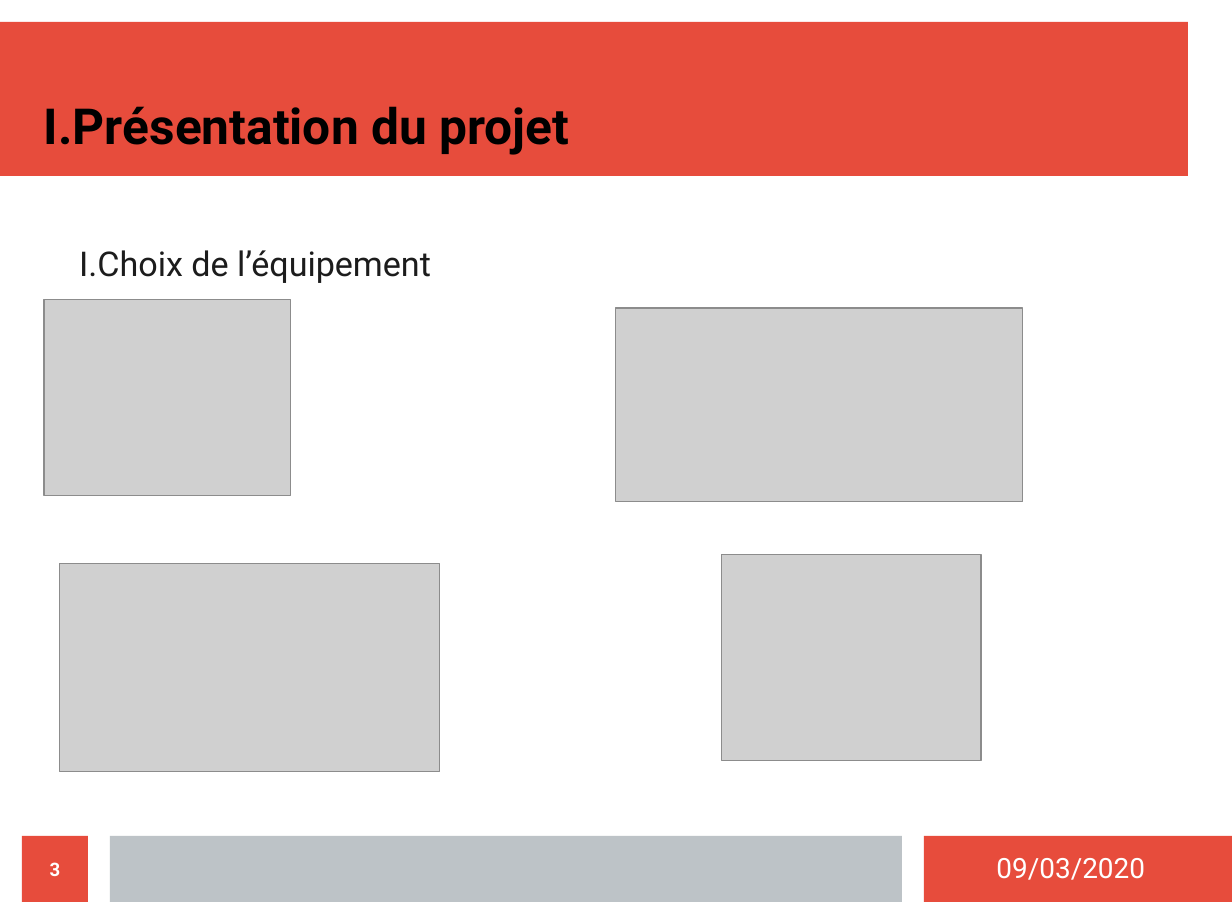
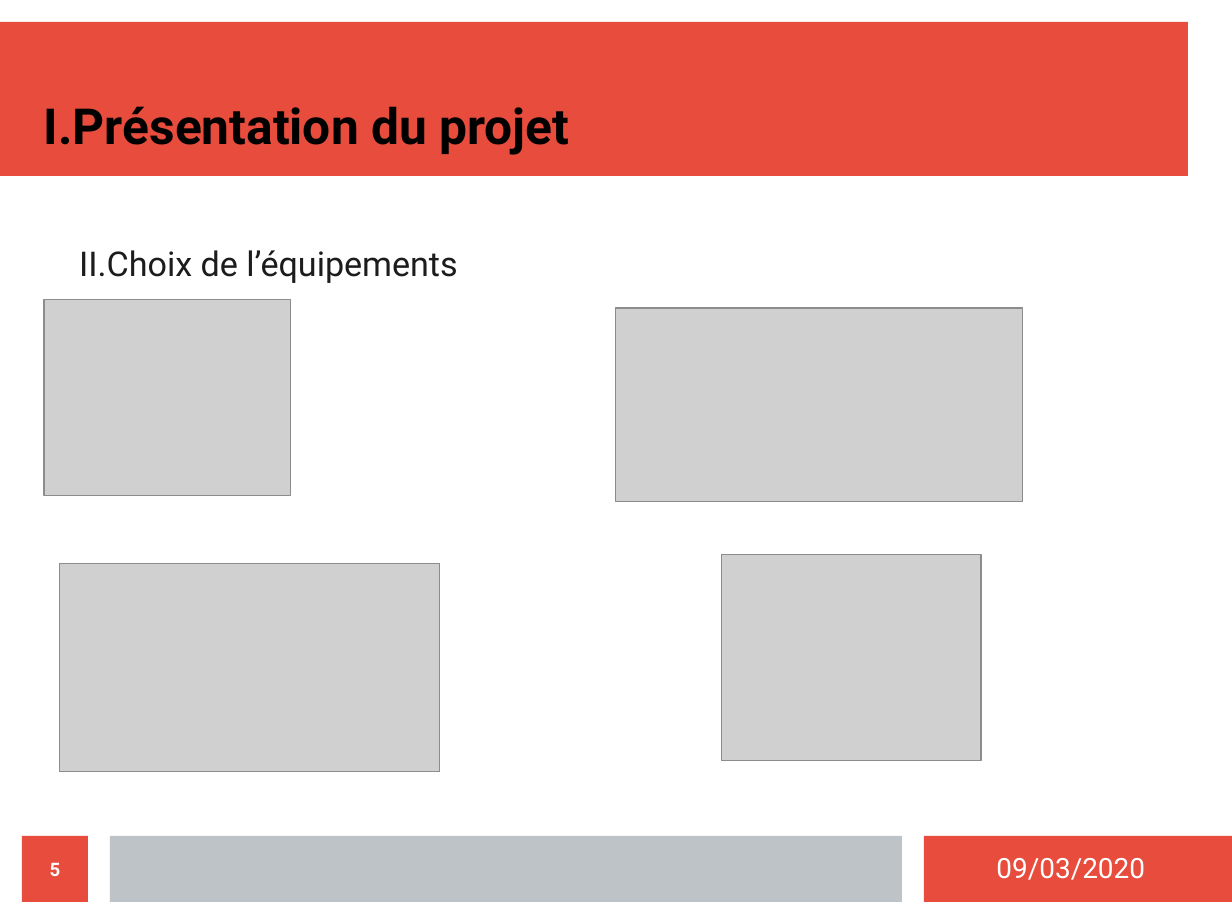
Before and after one commit to MezeretteBrice/Projet_Ronde, a slide deck: slide 5 of SOUTENANCE/Revue2/MezeretteBrice.odp (slide 3 before the commit). Drawn at 1232x924 pixels with LibreOffice and Linux fonts; fonts in the diff are those of the drawing; grey boxes stand for pictures. Boxes give left, top, right and bottom in pixels: in the first picture for what was removed or moved away, otherwise in the second. Text is boxed around its words. In the diff, an @@ line names an element or a change of style, - is before the commit and + after.

```diff
--- a/SOUTENANCE/Revue2/MezeretteBrice.odp
+++ b/SOUTENANCE/Revue2/MezeretteBrice.odp
@@ text at (79,250,457,283): text changed @@
-  I.Choix de l’équipement
+  II.Choix de l’équipements
@@ page number at (50,862,61,876): text changed @@
-3
+5
```
Also in this commit, not shown: 7 other slides changed, 2 slides added, 3 other files.
